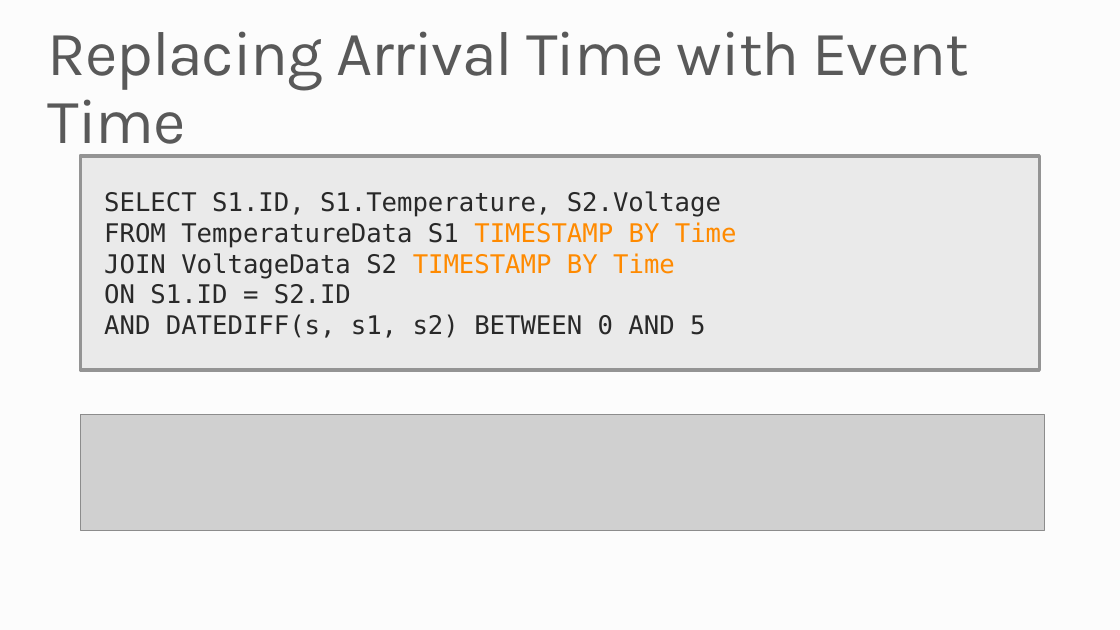
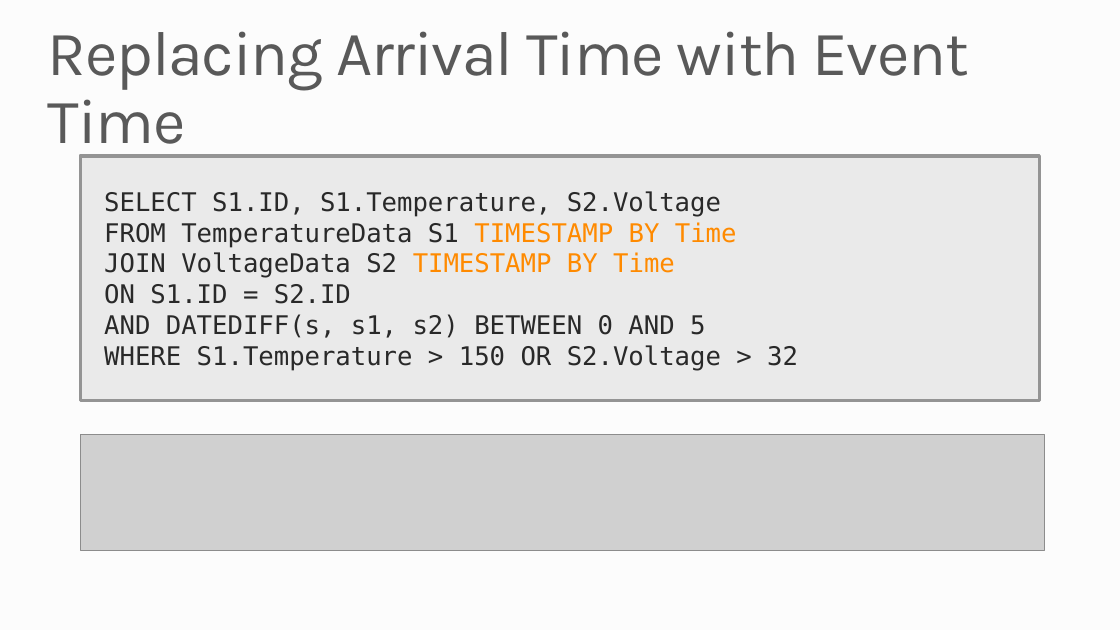
Before and after one commit to MSRConnections/Azure-training-course, a slide deck: slide 7 of Content/Stream Analytics/Azure Stream Analytics.pptx (slide 11 before the commit). Drawn at 1120x630 pixels with LibreOffice and Linux fonts; fonts in the diff are those of the drawing; grey boxes stand for pictures; background and template pictures are left out. Boxes give left, top, right and bottom in pixels: in the first picture for what was removed or moved away, otherwise in the second. Text is boxed around its words. In the diff, an @@ line names an element or a change of style, - is before the commit and + after.

```diff
--- a/Content/Stream Analytics/Azure Stream Analytics.pptx
+++ b/Content/Stream Analytics/Azure Stream Analytics.pptx
@@ rectangle "SELECT S1.ID, S1.Temperature, S2.Voltage": place and size @@
-rectangle "SELECT S1.ID, S1.Temperature, S2.Voltage" at <box>81,155,1040,370</box>
+rectangle "SELECT S1.ID, S1.Temperature, S2.Voltage" at <box>81,155,1040,400</box>
@@ text in rectangle at <box>104,345,798,371</box>: paragraph added @@
+WHERE S1.Temperature > 150 OR S2.Voltage > 32
@@ picture: place and size @@
-picture at <box>81,414,1044,530</box>
+picture at <box>81,434,1044,550</box>
```
Also in this commit, not shown: 2 other slides changed, 5 slides removed.
